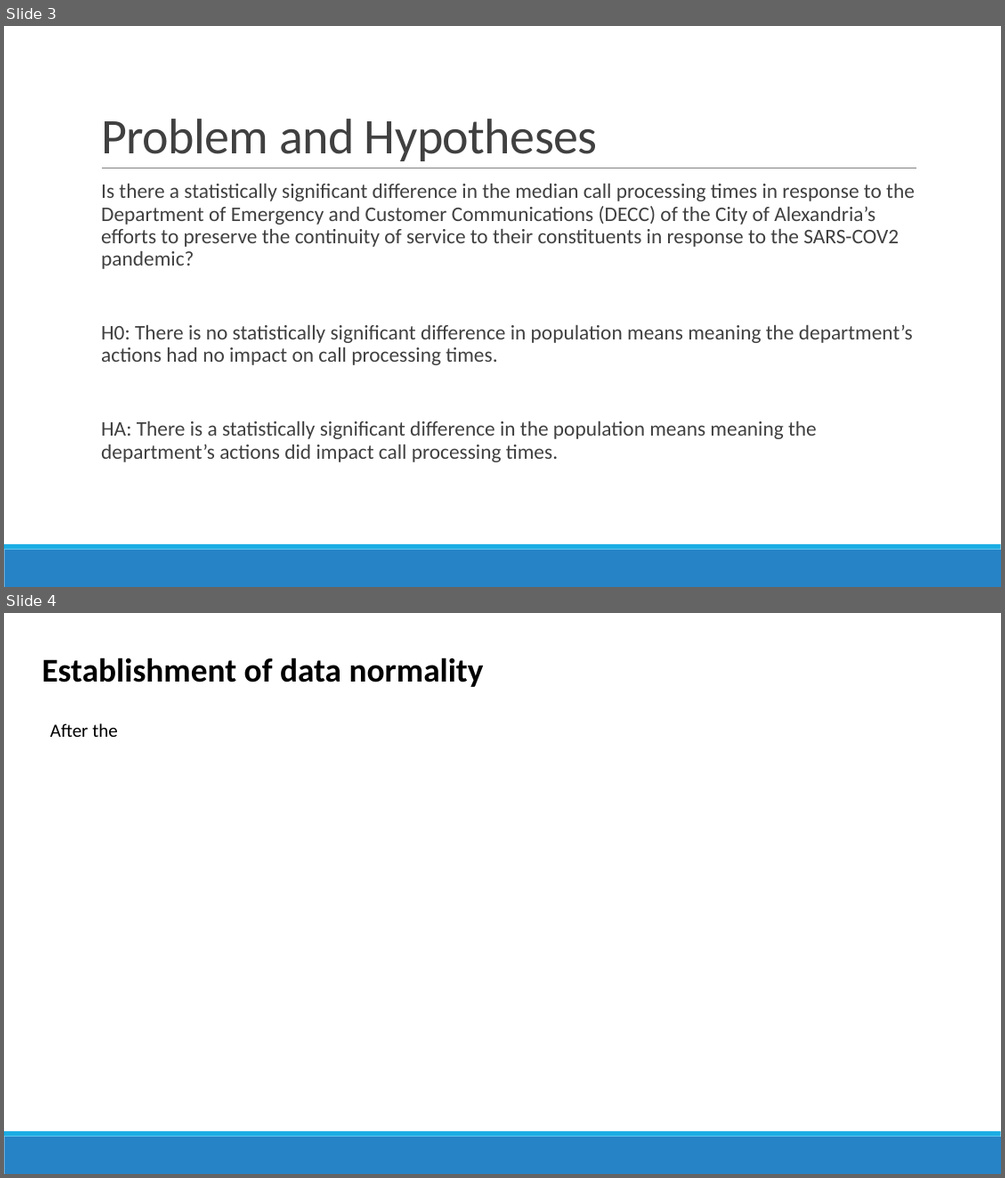
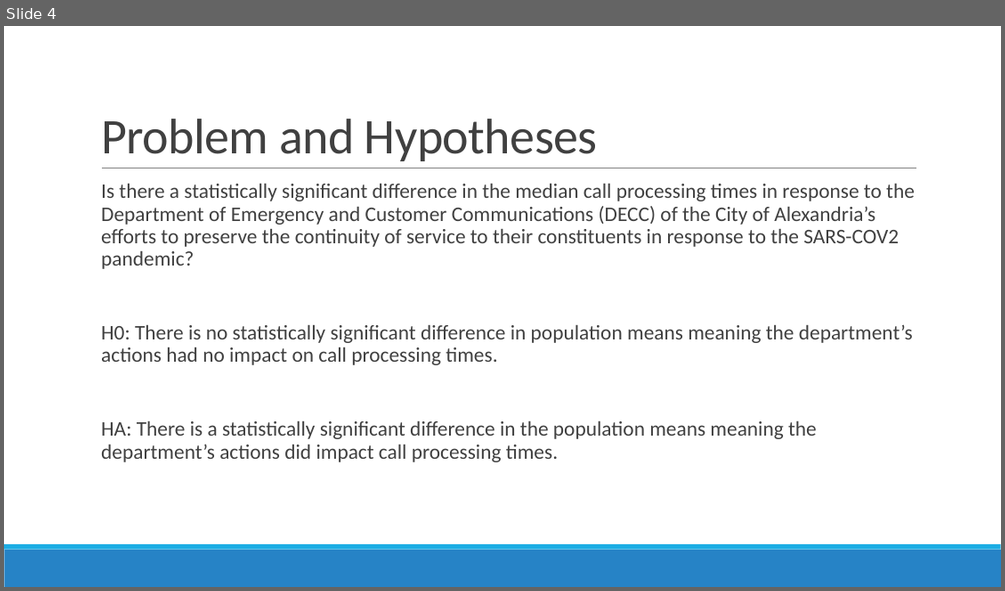
Before and after one commit to trdunsworth/WGU_Capstone, a slide deck: Dunsworth_Presentation.pptx. Shown one above the other, each under a label of ours: slides 3 and 4 before the commit, slide 4 after it. The pictures are 1005x1178 and 1005x591 pixels, drawn with LibreOffice and Linux fonts; fonts in the diff are those of the drawing. Boxes give left, top, right and bottom in pixels: in the first picture for what was removed or moved away, otherwise in the second. Text is boxed around its words. In the diff, an @@ line names an element or a change of style, - is before the commit and + after.

```diff
--- a/Dunsworth_Presentation.pptx
+++ b/Dunsworth_Presentation.pptx
@@ slide 4 removed at <box>4,613,1001,1174</box>, background #FFFFFF; not listed: 2 template elements that a slide beside it also shows @@
@@ text removed at <box>42,657,484,687</box> @@
-Establishment of data normality
@@ text removed at <box>50,723,117,737</box> @@
-After the
@@ what was slide 3 is now slide 4 @@
```
Also in this commit, not shown: 9 slides added.
